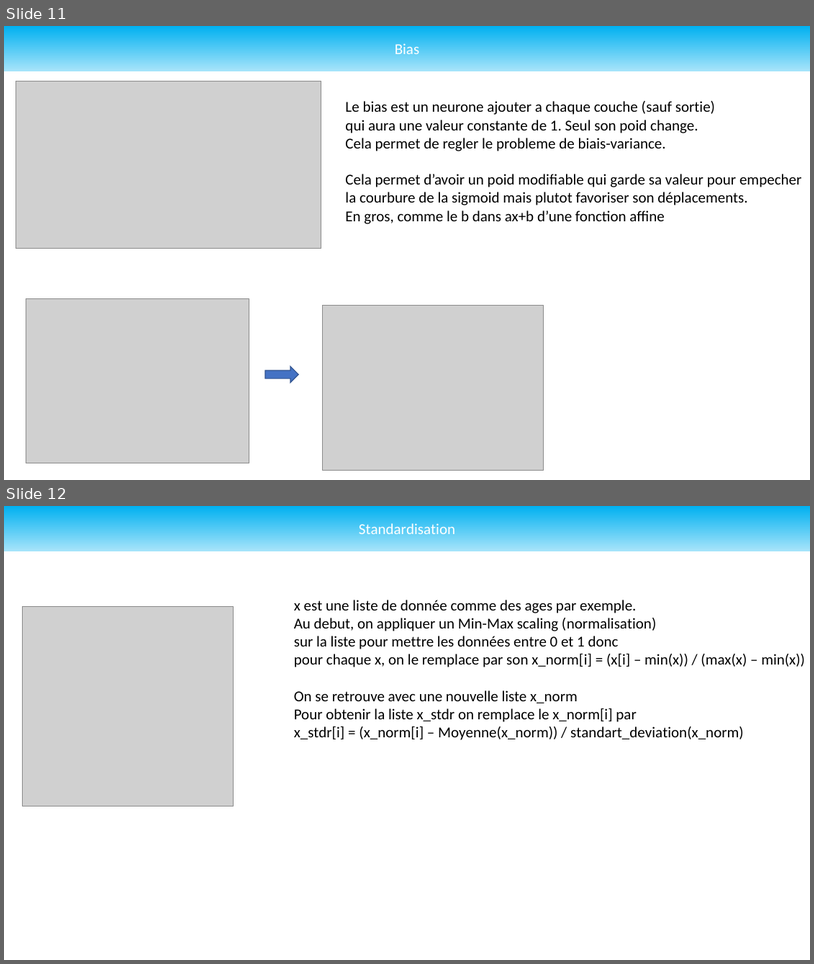
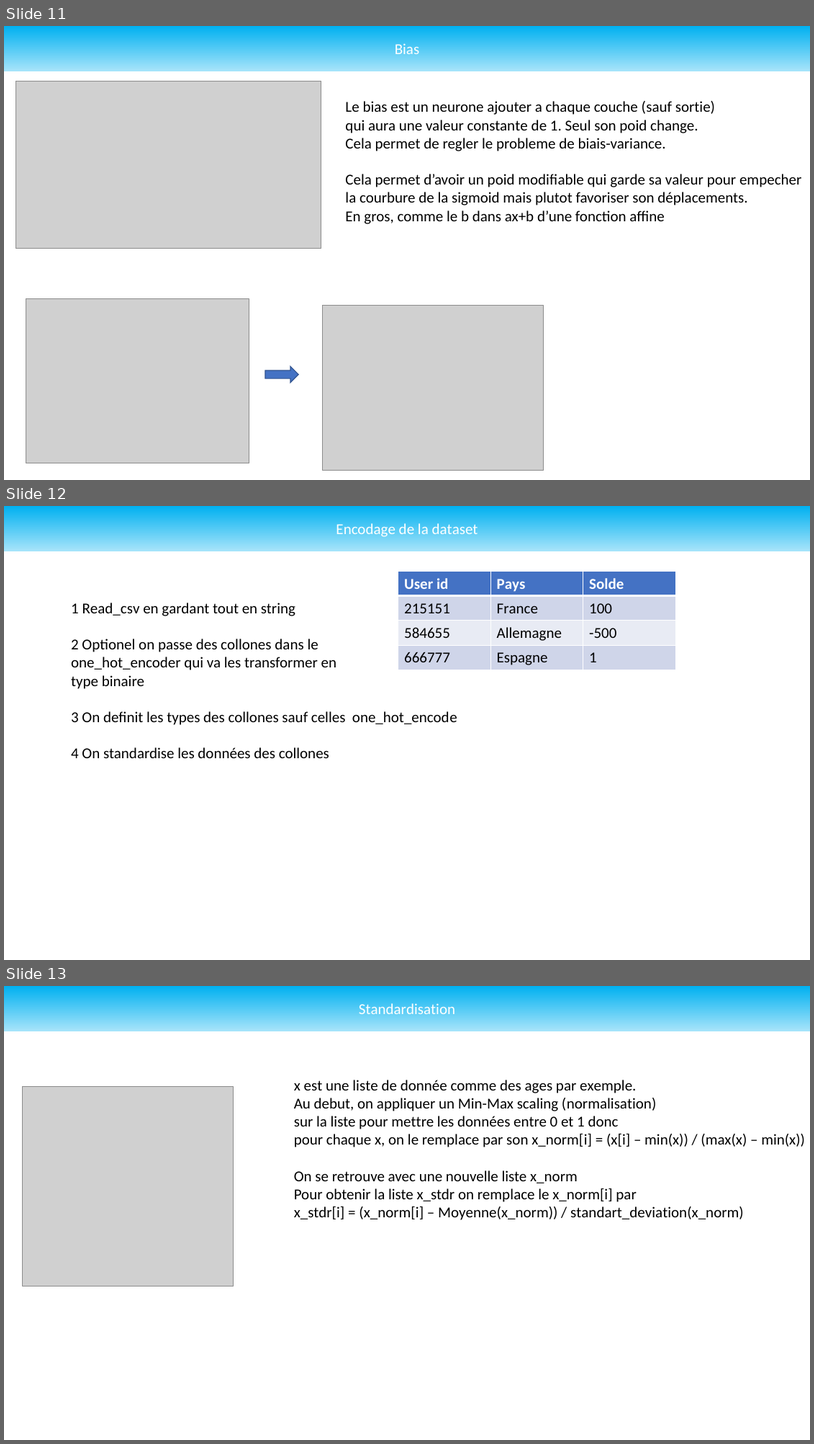
Before and after one commit to Undefined-Team/ProtoDeep-old, a slide deck: Docs/Draft/Draft_Struct.pptx. Shown one above the other, each under a label of ours: slides 11 and 12 before the commit, slides 11, 12 and 13 after it. The pictures are 814x964 and 814x1444 pixels, drawn with LibreOffice and Linux fonts; fonts in the diff are those of the drawing; grey boxes stand for pictures. Boxes give left, top, right and bottom in pixels: in the first picture for what was removed or moved away, otherwise in the second. Text is boxed around its words. In the diff, an @@ line names an element or a change of style, - is before the commit and + after.

```diff
--- a/Docs/Draft/Draft_Struct.pptx
+++ b/Docs/Draft/Draft_Struct.pptx
@@ slide 12 added at (x1=4, y1=506, x2=810, y2=960), background #FFFFFF @@
@@ rectangle added at (x1=4, y1=506, x2=810, y2=551), fill gradient #00B0F0 to #A6E4FA, 18 pt, text #FFFFFF @@
+Encodage de la dataset
@@ table added at (x1=399, y1=572, x2=676, y2=668), 4 rows, 3 columns @@
+User id | Pays | Solde
+215151 | France | 100
+584655 | Allemagne | -500
+666777 | Espagne | 1
@@ text added at (x1=71, y1=602, x2=458, y2=758), 18 pt, text #000000 @@
+1 Read_csv en gardant tout en string
+2 Optionel on passe des collones dans le
+one_hot_encoder qui va les transformer en
+type binaire
+3 On definit les types des collones sauf celles one_hot_encode
+4 On standardise les données des collones
@@ what was slide 12 is now slide 13 @@
```
Also in this commit, not shown: 8 other files.
